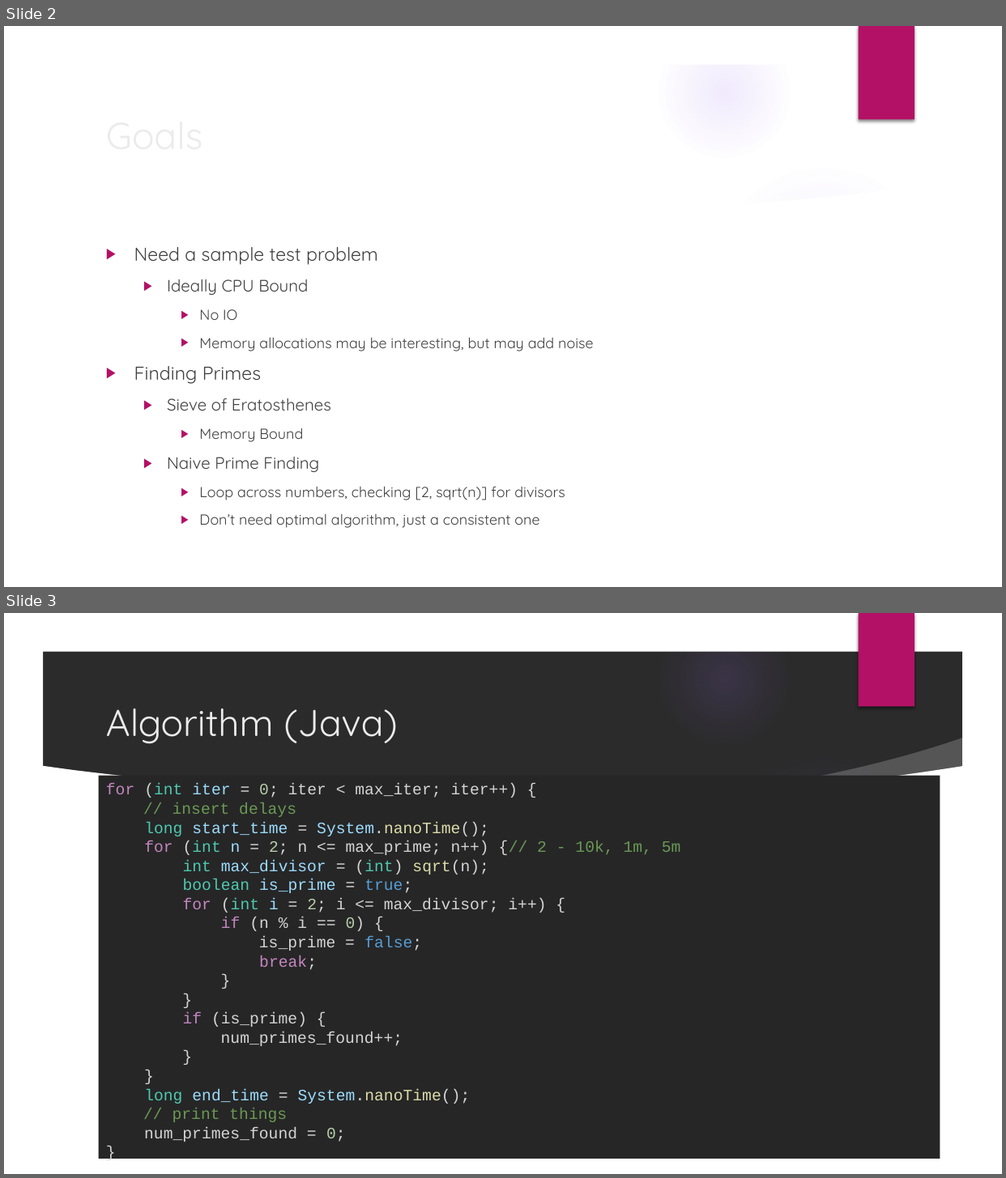
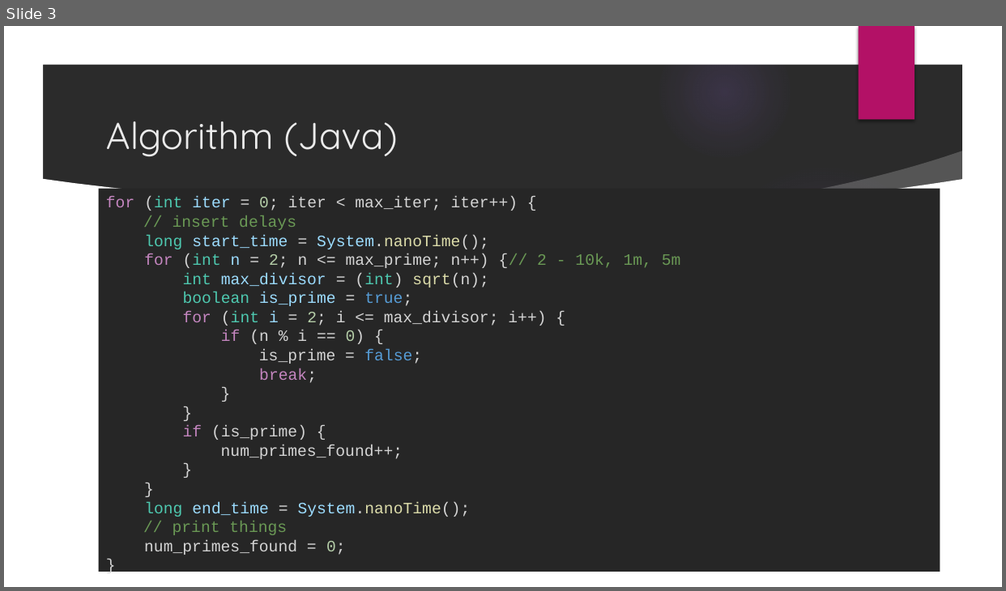
Before and after one commit to afeldscher/PerformanceDesignPatterns, a slide deck: prime_test/Prime Results_Objects.pptx. Shown one above the other, each under a label of ours: slides 2 and 3 before the commit, slide 3 after it. The pictures are 1006x1178 and 1006x591 pixels, drawn with LibreOffice and Linux fonts; fonts in the diff are those of the drawing; background and template pictures are left out; a plain dark background stands for a picture behind light text. Boxes give left, top, right and bottom in pixels: in the first picture for what was removed or moved away, otherwise in the second. Text is boxed around its words. In the diff, an @@ line names an element or a change of style, - is before the commit and + after.

```diff
--- a/prime_test/Prime Results_Objects.pptx
+++ b/prime_test/Prime Results_Objects.pptx
@@ slide 2 removed at <box>4,26,1002,587</box>, background picture (left out); not listed: 9 template elements that a slide beside it also shows @@
@@ title removed at <box>98,105,816,163</box> @@
-Goals
@@ text removed at <box>134,247,593,528</box> @@
-▶ Need a sample test problem
-  ▶ Ideally CPU Bound
-    ▶ No IO
-    ▶ Memory allocations may be interesting, but may add noise
-▶ Finding Primes
-  ▶ Sieve of Eratosthenes
-    ▶ Memory Bound
-  ▶ Naive Prime Finding
-    ▶ Loop across numbers, checking [2, sqrt(n)] for divisors
-    ▶ Don’t need optimal algorithm, just a consistent one
```
Also in this commit, not shown: 6 slides changed, 11 slides added, 1 other slide removed, 1 other file.
